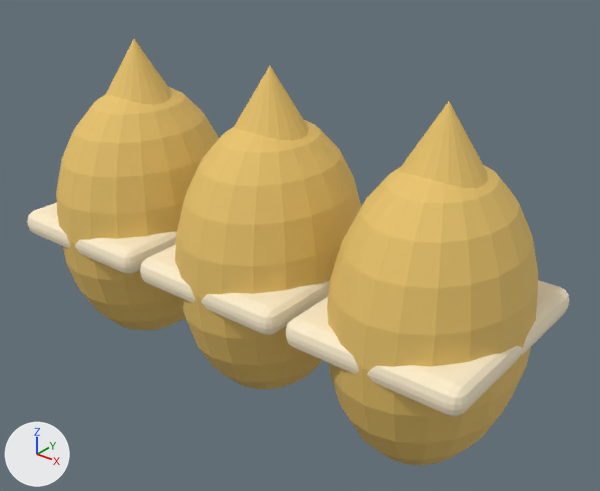
An edit to the Blender file blender/models/broto_hoppers_seed.blend, drawn before and after from the same camera.
The view is the same before and after, from a 50 mm camera at (2.1, -4.76, 2.62) aimed at (0.11, -2.26, 1.07). The axes (+X, +Y, +Z) are drawn at lower left. The lights are the same throughout. The first picture is the older version.

Before the edit, the objects in view are built like this:
```python
me_sphere = bpy.data.meshes.new('Sphere')
me_sphere.from_pydata(...)  # 1017 vertices, 1077 faces; spans x -1.16..1.16, y -2.78..-1.86, z 0.38..1.84
# faces by material slot: [783, 294]
me_sphere.materials.append(mat_straw)  # yellow #e9c46a
me_sphere.materials.append(mat_cream)  # beige #fff0cf
ob_hoppers = bpy.data.objects.new('Hoppers', me_sphere)
ob_hoppers.location = (0.0, 0.0, 0.0)
```
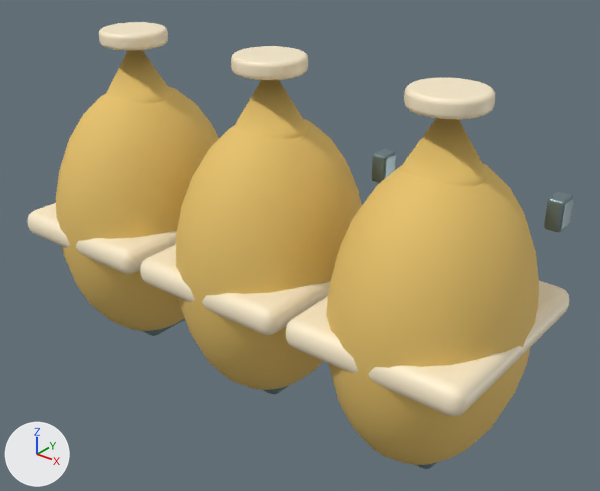
What changed in the scene script:
```text
Add mat_detailmetal:
    mat_detailmetal = principled_material('DetailMetal')
    mat_detailmetal.base_color = (0.165, 0.238, 0.262)  # greyish cyan #71868c
    mat_detailmetal.metallic = 0.42
    mat_detailmetal.roughness = 0.36
Add mat_detailcream:
    mat_detailcream = principled_material('DetailCream')
    mat_detailcream.base_color = (1.0, 0.871, 0.624)  # beige #fff0cf
    mat_detailcream.roughness = 0.43
Change me_sphere:
    used by ob_hoppers; location = (0.0, 0.0, 0.0)
    remove me_sphere.from_pydata(...)  # 1017 vertices, 1077 faces; spans x -1.16..1.16, y -2.78..-1.86, z 0.38..1.84
    add me_sphere.from_pydata(...)  # 1461 vertices, 1521 faces; spans x -1.16..1.16, y -2.78..-1.86, z 0.38..1.84
    me_sphere part 1: 816 vertices removed from x -1.15..1.15, y -2.76..-1.88, z 0.4..1.62; 1260 vertices added at x -1.16..1.16, y -2.77..-1.87, z 0.4..1.62
Add me_cube_003:
    me_cube_003.from_pydata(...)  # 1944 vertices, 1860 faces; spans x -1.09..1.09, y -2.47..-1.84, z 0.38..1.88
    # faces by material slot: [1350, 510]
    me_cube_003.materials.append(mat_detailmetal)  # greyish cyan #71868c
    me_cube_003.materials.append(mat_detailcream)  # beige #fff0cf
Add ob_craftdetails:
    ob_craftdetails = bpy.data.objects.new('CraftDetails', me_cube_003)
    ob_craftdetails.location = (0.0, 0.0, 0.0)
```

Changed parts and their boxes [x1, y1, x2, y2] in the pictures (600 x 491 px; the box of a moved part takes in the faces that stretch with it):
'Hoppers', reshaped: before [27, 39, 569, 465]; after [28, 50, 569, 465]
'CraftDetails', added: after [99, 22, 573, 469]
    faces in mat_detailcream (beige #fff0cf): [99, 22, 495, 119]
    faces in mat_detailmetal (greyish cyan #71868c): [143, 119, 573, 469]
part 1 of me_sphere, moved or reshaped: before [30, 87, 569, 465]; after [30, 86, 569, 465]
